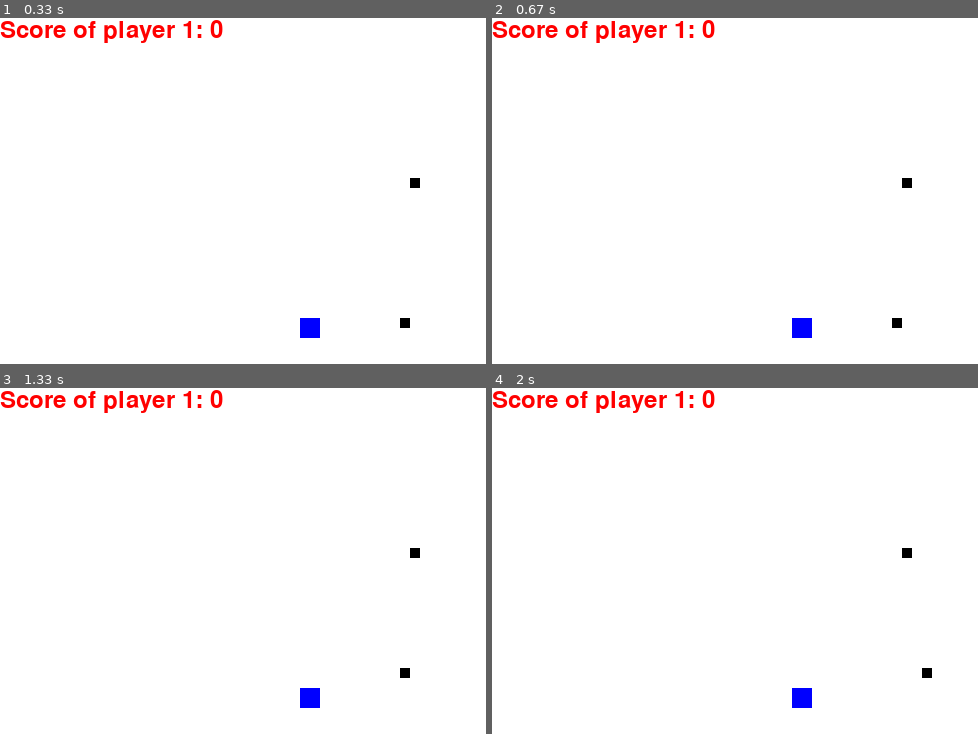
Above: before the commit, frames 1-4 (two rows, left to right).
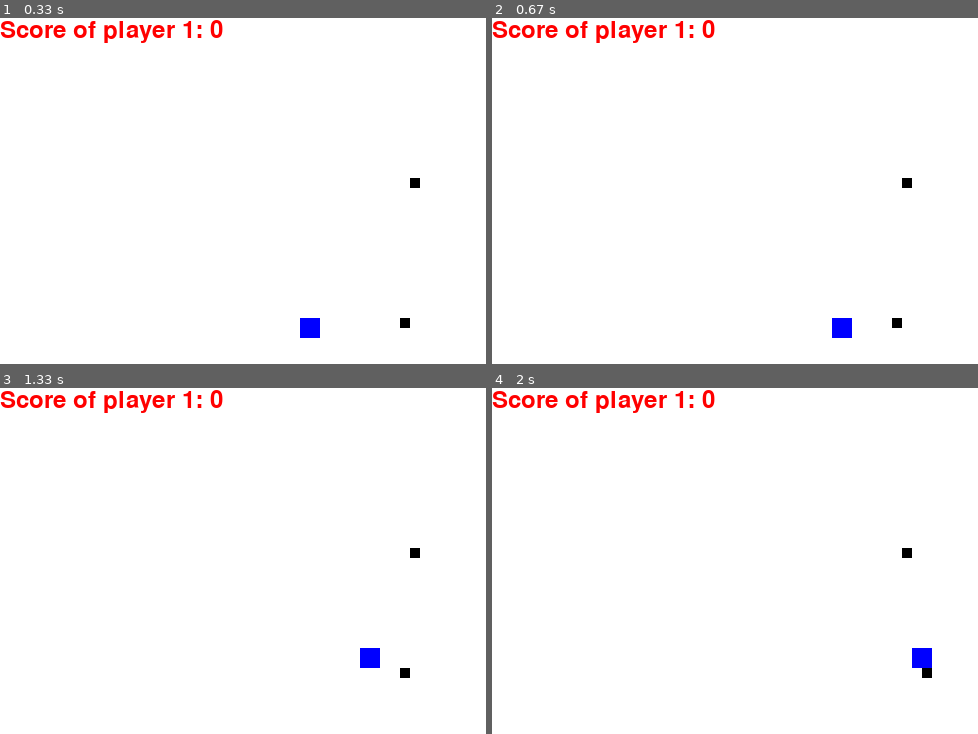
Above: after the commit, the same moments.

Repository: Nabegon/pygame
Game: pygame game, started from snake_game.py
Two runs of this game, one before a commit and one after it. Both use one fixed random seed, a clock stepped at 60 frames per second and the inputs below.
Inputs:
- Up to frame 1 (0.33 s): no input
- Up to frame 2 (0.67 s): hold D from 0.33 s (still down)
- Up to frame 3 (1.33 s): release D at 0.8 s; hold W 0.83-1.27 s; hold Up 0.83-1.27 s; hold D from 1.3 s (still down); hold Right from 1.3 s (still down)
- Up to frame 4 (2 s): release D at 1.8 s; release Right at 1.8 s; hold A from 1.83 s (still down); hold Left from 1.83 s (still down)

Frame 1 is identical in both runs. In frame 2, 0.5% of the frame differs, in the area x 61-75%, y 86-93%; in frame 3, 0.5%; in frame 4, 0.5%.

Commit message:
control two snakes by different keys

Diff:
--- a/snake_game.py
+++ b/snake_game.py
@@ -57,6 +57,9 @@
     x1_change = 0
     y1_change = 0
 
+    x2_change = 0
+    y2_change = 0
+
     snake_list_1 = []
     snake_list_2 = []
     Length_of_snake = 1
@@ -96,11 +99,29 @@
                 elif event.key == pygame.K_DOWN:
                     x1_change = 0
                     y1_change = snake_block_1
+                # KEYS for Snake 2
+                elif event.key == pygame.K_a:
+                    x2_change = -snake_block_2
+                    y2_change = 0
+                elif event.key == pygame.K_d:
+                    x2_change = snake_block_2
+                    y2_change = 0
+                elif event.key == pygame.K_w:
+                    x2_change = 0
+                    y2_change = -snake_block_2
+                elif event.key == pygame.K_s:
+                    x2_change = 0
+                    y2_change = snake_block_2
+
         if x1 < 0 or x1 > 750 or y1 < 50 or y1 > 550:
+            game_close = True
+        if x2 < 0 or x2 > 750 or y2 < 50 or y2 > 550:
             game_close = True
 
         x1 += x1_change
         y1 += y1_change
+        x2 += x2_change
+        y2 += y2_change
         window.fill(white)
         # Handle additional input
         pygame.draw.rect(window, black, [foodx, foody, snake_block_1, snake_block_1])
Not shown, added: README.md
